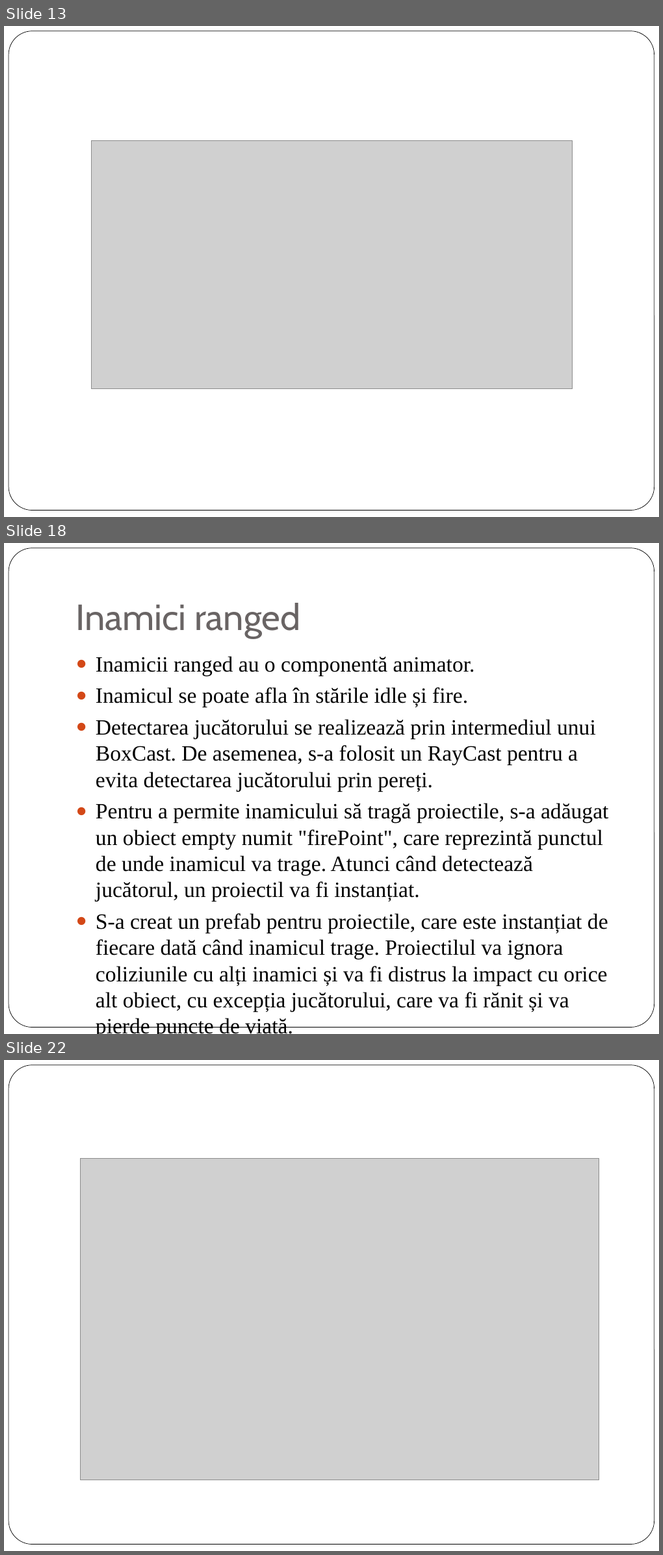
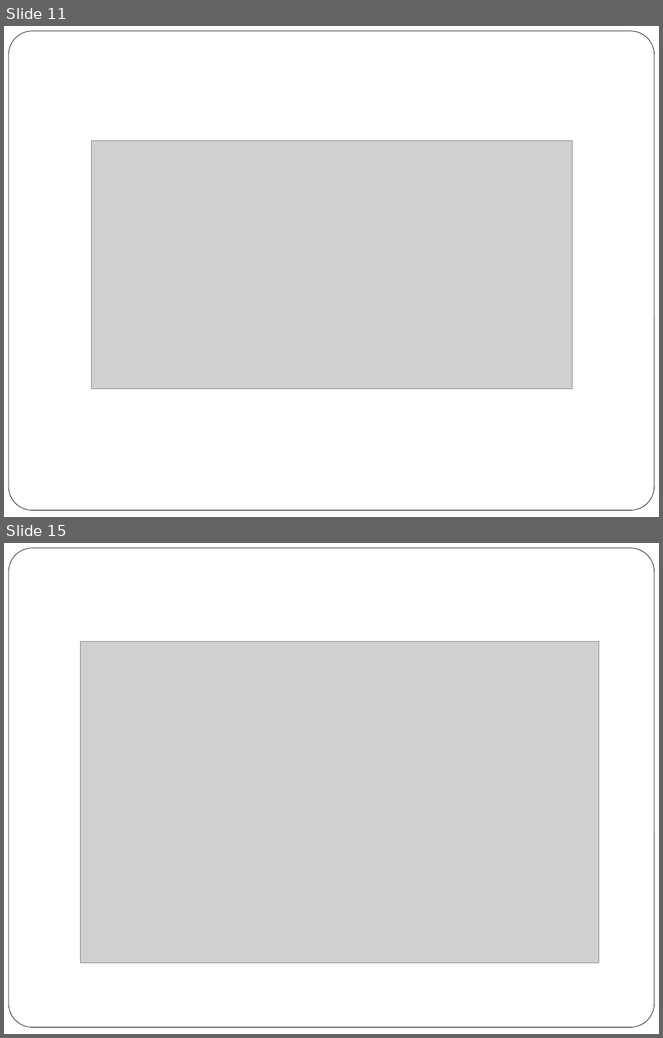
Before and after one commit to Mihai-Lazar26/Licenta, a slide deck: Prezentare Licenta.pptx. Shown one above the other, each under a label of ours: slides 13, 18 and 22 before the commit, slides 11 and 15 after it; the slides between them are not shown. The pictures are 663x1555 and 663x1038 pixels, drawn with LibreOffice and Linux fonts; fonts in the diff are those of the drawing; grey boxes stand for pictures. Boxes give left, top, right and bottom in pixels: in the first picture for what was removed or moved away, otherwise in the second. Text is boxed around its words. In the diff, an @@ line names an element or a change of style, - is before the commit and + after.

```diff
--- a/Prezentare Licenta.pptx
+++ b/Prezentare Licenta.pptx
@@ slide 18 removed at bbox=[4, 543, 659, 1034], background #FFFFFF; not listed: 1 template element that a slide beside it also shows @@
@@ title removed at bbox=[76, 603, 300, 639] @@
-Inamici ranged
@@ text removed at bbox=[96, 656, 608, 1034] @@
-● Inamicii ranged au o componentă animator.
-● Inamicul se poate afla în stările idle și fire.
-● Detectarea jucătorului se realizează prin intermediul unui BoxCast. De asemenea, s-a folosit un RayCast pentru a evita detectarea jucătorului prin pereți.
-● Pentru a permite inamicului să tragă proiectile, s-a adăugat un obiect empty numit "firePoint", care reprezintă punctul de unde inamicul va trage. Atunci când detectează jucătorul, un proiectil va fi instanțiat.
-● S-a creat un prefab pentru proiectile, care este instanțiat de fiecare dată când inamicul trage. Proiectilul va ignora coliziunile cu alți inamici și va fi distrus la impact cu orice alt obiect, cu excepția jucătorului, care va fi rănit și va pierde puncte de viață.
@@ what was slide 13 is now slide 11 @@
@@ what was slide 22 is now slide 15 @@
```
Also in this commit, not shown: 5 slides changed, 3 slides added, 12 other slides removed, 1 other file.
